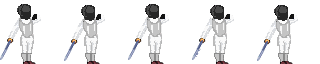
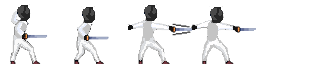
The second 320 x 64 image is a revision of the first. Changes to its layers:
added layer "Layer 7" above "Attack_3" over <box>209,6,224,23</box>
added layer "Attack_3" (2nd of 3) above "Layer 6" over <box>191,8,256,64</box>
added layer "Layer 6" above "Layer 5" over <box>127,4,193,64</box>
added layer "Layer 5" above "Attack_3" over <box>74,6,109,64</box>
added layer "Attack_3" (3rd of 3) above "Group 1" over <box>10,4,48,64</box>
moved "Idle" (2nd of 4, in "Group 1") into group "Group 1" over <box>257,0,298,64</box>
moved "Layer 2" into group "Group 1" over <box>192,0,234,64</box>
moved "Layer 1" into group "Group 1" over <box>128,0,169,64</box>
moved "Idle" (3rd of 4, in "Group 1") into group "Group 1" over <box>64,0,105,64</box>
moved "Idle" (4th of 4, in "Group 1") into group "Group 1" over <box>0,0,41,64</box>
